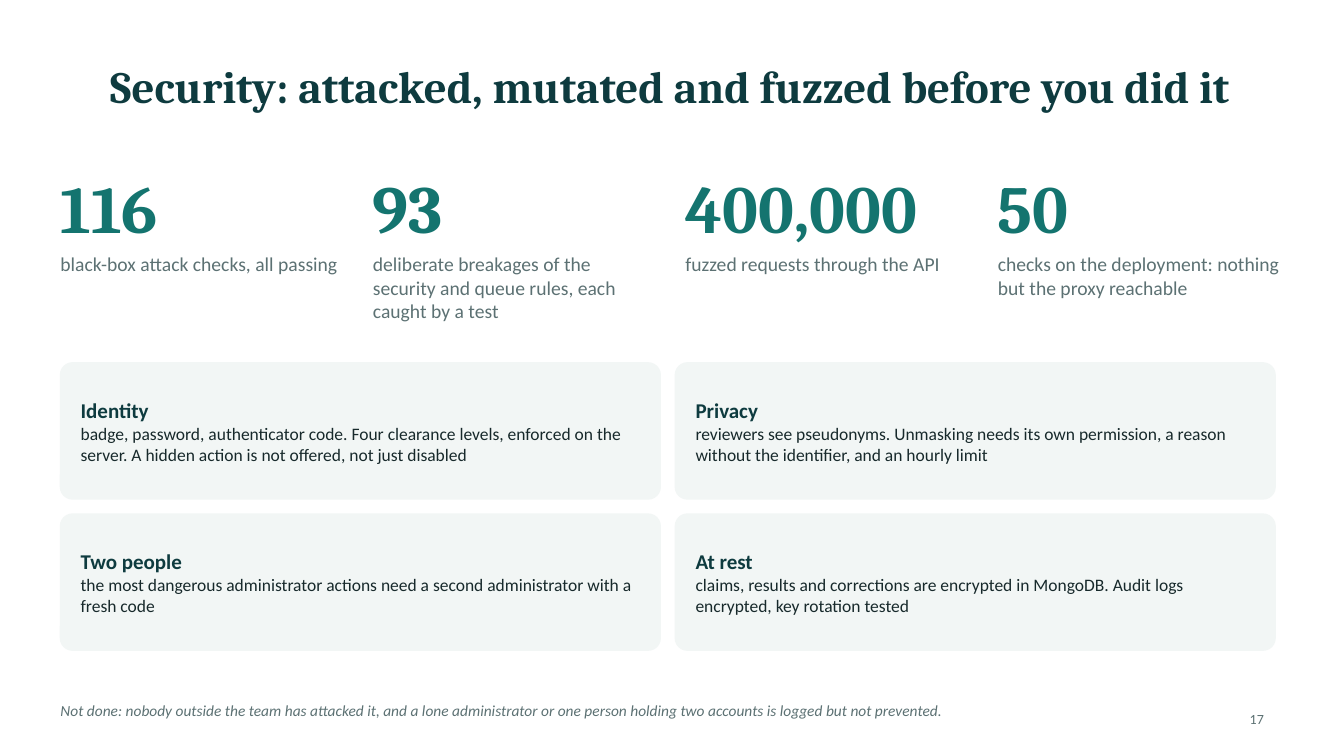
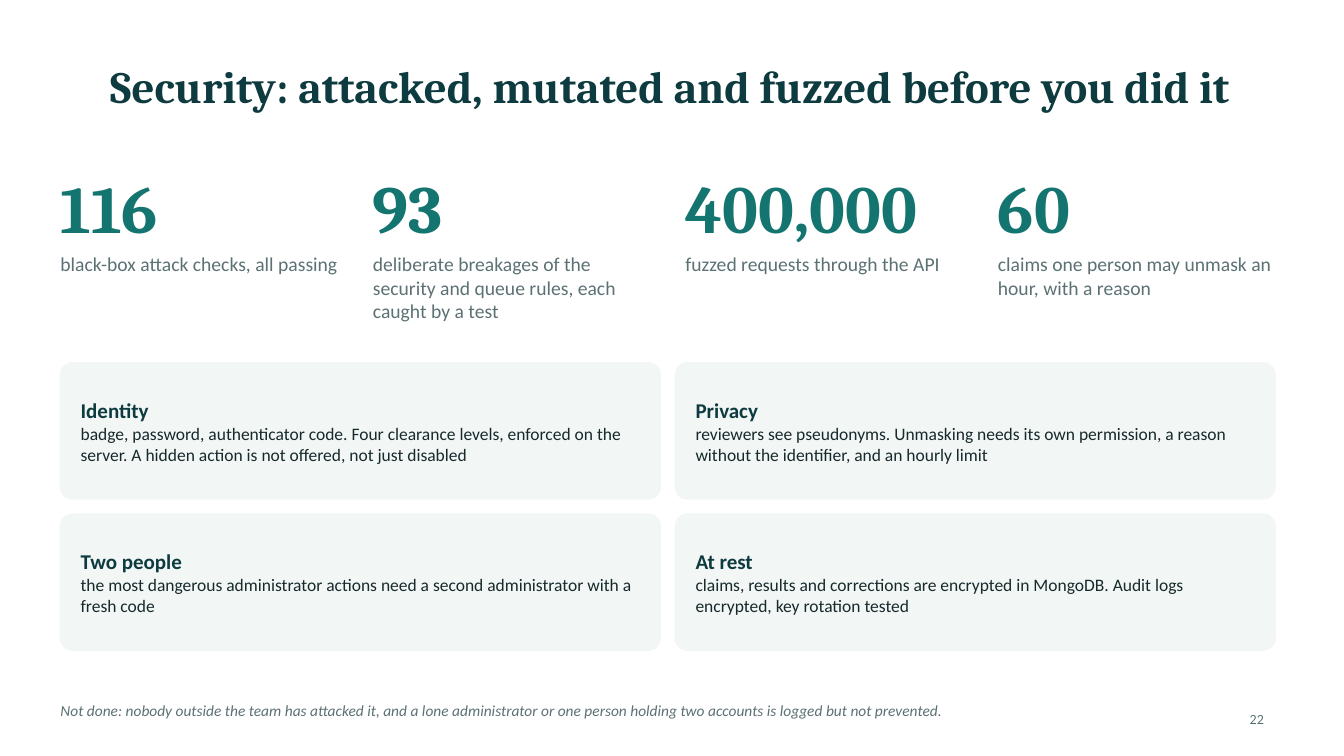
Before and after one commit to PublisherX02/Claim_Guard, a slide deck: slide 22 of docs/presentation/ClaimGuard_Mentor_Session.pptx (slide 17 before the commit). Drawn at 1344x756 pixels with LibreOffice and Linux fonts; fonts in the diff are those of the drawing. Boxes give left, top, right and bottom in pixels: in the first picture for what was removed or moved away, otherwise in the second. Text is boxed around its words. In the diff, an @@ line names an element or a change of style, - is before the commit and + after.

```diff
--- a/docs/presentation/ClaimGuard_Mentor_Session.pptx
+++ b/docs/presentation/ClaimGuard_Mentor_Session.pptx
@@ text at [998,187,1070,234]: text changed @@
-50
+60
@@ text at [998,257,1271,298]: text changed @@
-checks on the deployment: nothing but the proxy reachable
+claims one person may unmask an hour, with a reason
@@ page number at [1250,715,1264,724]: text changed @@
-17
+22
```
Also in this commit, not shown: 5 other slides changed, 6 slides added, 1 slide removed, 2 other files.
